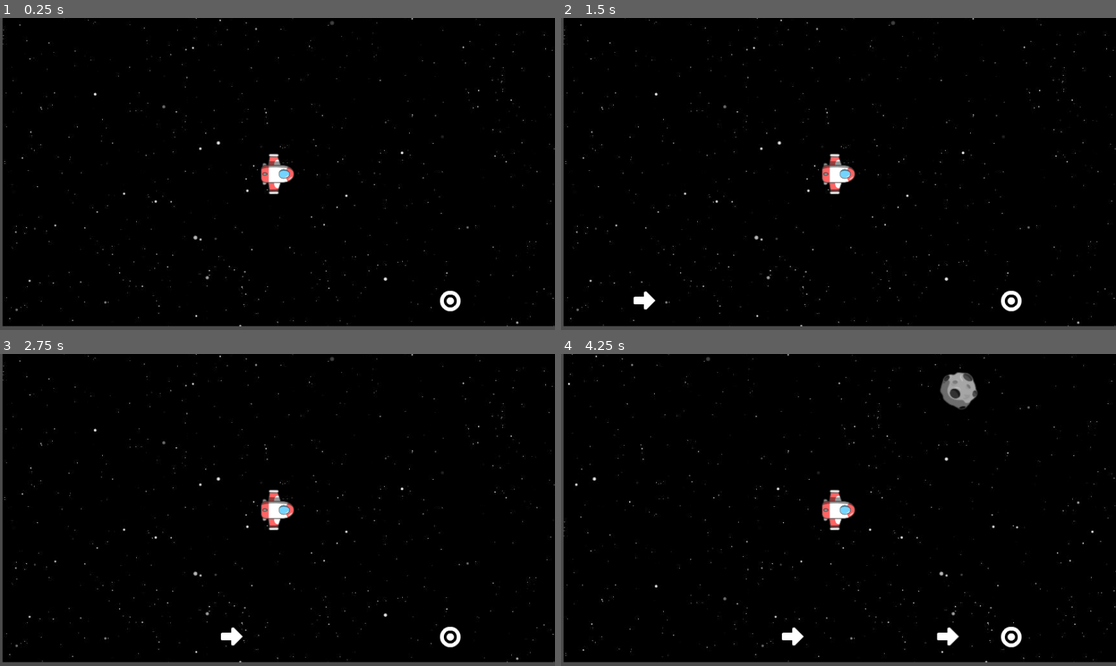
Above: before the commit, frames 1-4 (two rows, left to right).
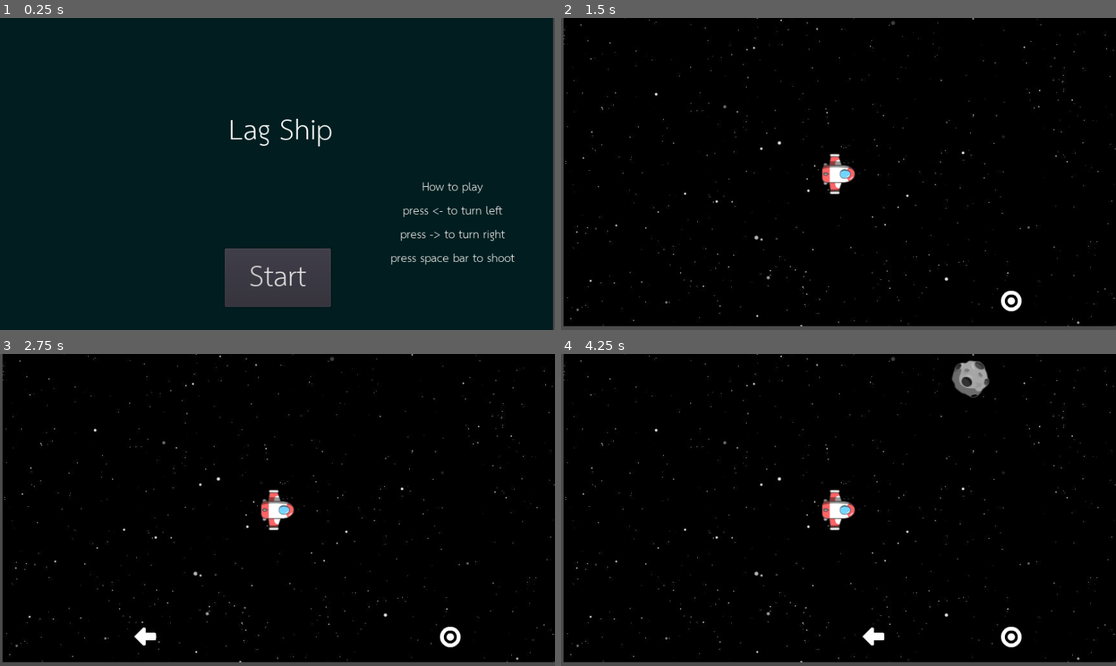
Above: after the commit, the same moments.

Repository: darkyuu/GGJ18-LagShip
Game: Godot game, scene res://Scenes/MenuScene.tscn
Same seed, same stepped clock (60 frames per second), same inputs: the game is played once before the commit and once after it. Before the commit the project starts from res://Scenes/GameplayScene.tscn.
Inputs (mouse positions are in pixels of both pictures, inside the frame that each line leads up to):
- Up to frame 1 (0.25 s): no input
- Up to frame 2 (1.5 s): click (838, 276) at 0.5 s, where only the run after the commit has a clickable "Start"; tap Enter at 1.25 s; hold Right (ui_right) from 1.28 s (still down)
- Up to frame 3 (2.75 s): release Right (ui_right) at 2.03 s; hold Left (ui_left) from 2.03 s (still down)
- Up to frame 4 (4.25 s): release Left (ui_left) at 2.78 s; hold Right (ui_right) from 2.78 s (still down)

The runs differ from the first frame. In frame 1, 99% of the frame differs, in the area x 0-100%, y 0-100%; in frame 2, 0.1%; in frame 3, 0.3%; in frame 4, 2.4%.

Commit message:
FIX: start button on main menu not working

Diff:
--- a/Scenes/HUD.gd
+++ b/Scenes/HUD.gd
@@ -11,5 +11,5 @@
 	show_message("Lag Ship")
 
 func _on_StartButton_pressed():
-	$StartButton.hide()
-	emit.signal("start_game")
+	print("_on_StartButton_pressed")
+	emit_signal("start_game")
--- a/Scenes/MenuHUD.tscn
+++ b/Scenes/MenuHUD.tscn
@@ -1,13 +1,14 @@
-[gd_scene load_steps=5 format=2]
+[gd_scene load_steps=6 format=2]
 
-[ext_resource path="res://Assets/font/THSarabunNew.ttf" type="DynamicFontData" id=1]
+[ext_resource path="res://Scenes/HUD.gd" type="Script" id=1]
+[ext_resource path="res://Assets/font/THSarabunNew.ttf" type="DynamicFontData" id=2]
 
 [sub_resource type="DynamicFont" id=1]
 
 size = 64
 use_mipmaps = true
 use_filter = false
-font_data = ExtResource( 1 )
+font_data = ExtResource( 2 )
 _sections_unfolded = [ "Font", "Settings" ]
 
 [sub_resource type="DynamicFont" id=2]
@@ -15,41 +16,27 @@
 size = 64
 use_mipmaps = true
 use_filter = true
-font_data = ExtResource( 1 )
+font_data = ExtResource( 2 )
 _sections_unfolded = [ "Font", "Settings" ]
 
 [sub_resource type="DynamicFont" id=3]
 
-size = 48
+size = 26
 use_mipmaps = false
 use_filter = false
-font_data = ExtResource( 1 )
-_sections_unfolded = [ "Font", "Settings" ]
+font_data = ExtResource( 2 )
+_sections_unfolded = [ "Extra Spacing", "Font", "Settings" ]
 
-[node name="HUD" type="CanvasLayer" index="0"]
+[node name="HUD" type="CanvasLayer"]
 
 layer = 1
 offset = Vector2( 0, 0 )
 rotation = 0.0
 scale = Vector2( 1, 1 )
 transform = Transform2D( 1, 0, 0, 1, 0, 0 )
+script = ExtResource( 1 )
 
-[node name="ColorRect" type="ColorRect" parent="." index="0"]
-
-anchor_left = 0.0
-anchor_top = 0.0
-anchor_right = 0.0
-anchor_bottom = 0.0
-margin_right = 865.0
-margin_bottom = 487.0
-rect_pivot_offset = Vector2( 0, 0 )
-mouse_filter = 0
-mouse_default_cursor_shape = 0
-size_flags_horizontal = 1
-size_flags_vertical = 1
-color = Color( 0.357474, 0.761719, 0.211258, 1 )
-
-[node name="StartButton" type="Button" parent="." index="1"]
+[node name="StartButton" type="Button" parent="." index="0"]
 
 anchor_left = 0.5
 anchor_top = 1.0
@@ -75,15 +62,16 @@
 align = 1
 _sections_unfolded = [ "Margin", "custom_fonts" ]
 
-[node name="LagShip" type="Label" parent="." index="2"]
+[node name="LagShip" type="Label" parent="." index="1"]
 
 anchor_left = 0.5
 anchor_top = 0.0
 anchor_right = 0.5
 anchor_bottom = 0.0
-margin_left = -100.0
-margin_right = 100.0
-margin_bottom = 100.0
+margin_left = -95.0
+margin_top = 127.0
+margin_right = 105.0
+margin_bottom = 227.0
 rect_pivot_offset = Vector2( 0, 0 )
 mouse_filter = 2
 mouse_default_cursor_shape = 0
@@ -98,16 +86,16 @@
 max_lines_visible = -1
 _sections_unfolded = [ "Margin", "custom_fonts" ]
 
-[node name="Label" type="Label" parent="." index="3"]
+[node name="Label" type="Label" parent="." index="2"]
 
 anchor_left = 0.5
 anchor_top = 0.5
 anchor_right = 0.5
 anchor_bottom = 0.5
-margin_left = -179.0
-margin_top = -154.0
-margin_right = 178.0
-margin_bottom = 107.0
+margin_left = 94.0
+margin_top = 3.0
+margin_right = 451.0
+margin_bottom = 150.0
 rect_pivot_offset = Vector2( 0, 0 )
 mouse_filter = 2
 mouse_default_cursor_shape = 0
@@ -123,4 +111,6 @@
 percent_visible = 1.0
 lines_skipped = 0
 max_lines_visible = -1
-_sections_unfolded = [ "custom_fonts" ]
+_sections_unfolded = [ "Material", "Visibility", "custom_colors", "custom_constants", "custom_fonts" ]
+
+[connection signal="pressed" from="StartButton" to="." method="_on_StartButton_pressed"]
--- a/Scenes/MenuScene.gd
+++ b/Scenes/MenuScene.gd
@@ -3,5 +3,9 @@
 func _ready():
 	set_process(true)
 
+func _process(delta):
+	pass
+
 func new_game():
-	$HUD.get_tree().change_scene("res://GameplayScene.tscn")
+	print("new_game()")
+	$HUD.get_tree().change_scene("res://Scenes/GameplayScene.tscn")
--- a/Scenes/MenuScene.tscn
+++ b/Scenes/MenuScene.tscn
@@ -7,4 +7,21 @@
 
 script = ExtResource( 1 )
 
-[node name="HUD" parent="." index="0" instance=ExtResource( 2 )]
+[node name="ColorRect" type="ColorRect" parent="." index="0"]
+
+anchor_left = 0.0
+anchor_top = 0.0
+anchor_right = 0.0
+anchor_bottom = 0.0
+margin_right = 861.0
+margin_bottom = 486.0
+rect_pivot_offset = Vector2( 0, 0 )
+mouse_filter = 0
+mouse_default_cursor_shape = 0
+size_flags_horizontal = 1
+size_flags_vertical = 1
+color = Color( 0.0102539, 0.116932, 0.125, 1 )
+
+[node name="HUD" parent="." index="1" instance=ExtResource( 2 )]
+
+[connection signal="start_game" from="HUD" to="." method="new_game"]
--- a/project.godot
+++ b/project.godot
@@ -11,7 +11,7 @@
 [application]
 
 config/name="GGJ18-LagShip"
-run/main_scene="res://Scenes/GameplayScene.tscn"
+run/main_scene="res://Scenes/MenuScene.tscn"
 config/icon="res://icon.png"
 
 [autoload]
